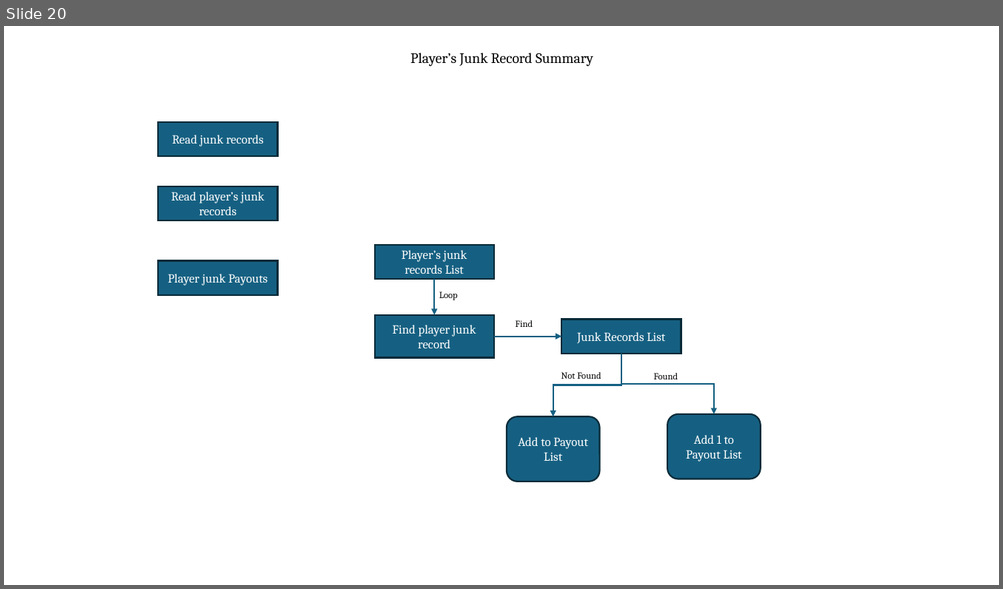
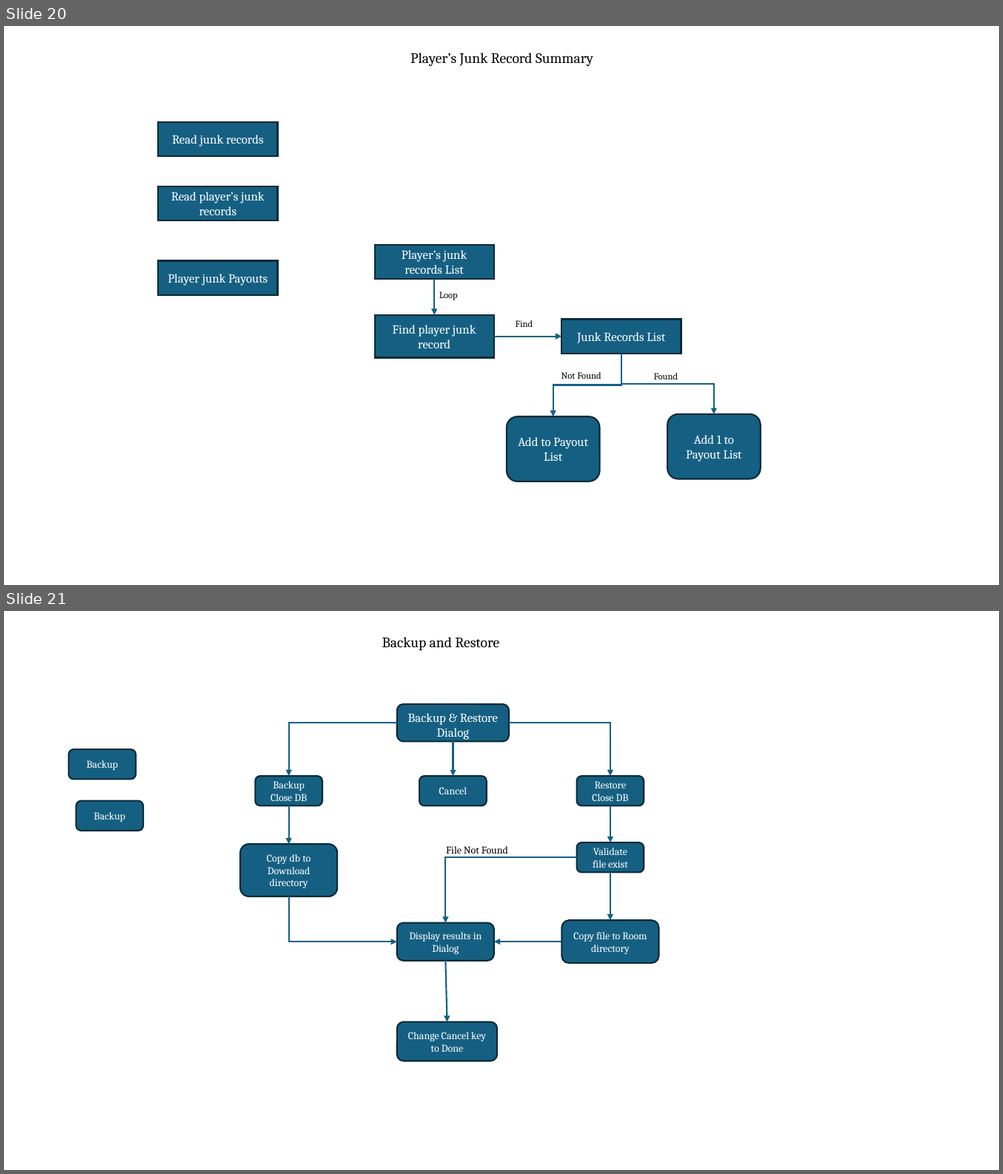
Before and after one commit to RugbyGuy01/TeamScoreRev4, a slide deck: Documentation/TeamScoreLayout.pptx. Shown one above the other, each under a label of ours: slide 20 before the commit, slides 20 and 21 after it. The pictures are 1003x589 and 1003x1174 pixels, drawn with LibreOffice and Linux fonts; fonts in the diff are those of the drawing. Boxes give left, top, right and bottom in pixels: in the first picture for what was removed or moved away, otherwise in the second. Text is boxed around its words. In the diff, an @@ line names an element or a change of style, - is before the commit and + after.

Commit message:
July 25, 2024
Backup and restore work
Backup dialog screen - where to send backup file.
Restore dialog screen - where get backup file and restore

Next
Add cancel button to the golf course screen

```diff
--- a/Documentation/TeamScoreLayout.pptx
+++ b/Documentation/TeamScoreLayout.pptx
@@ slide 21 added at bbox=[4, 611, 999, 1170], background #FFFFFF @@
@@ text added at bbox=[382, 637, 499, 650], 14 pt, text #000000 @@
+Backup and Restore
@@ rounded rectangle added at bbox=[397, 704, 509, 741], fill #156082, outline #092A39 1.5 pt, 12 pt, text #FFFFFF @@
+Backup & Restore Dialog
@@ elbow arrow added from (397, 723) to (289, 776), #156082 1.5 pt @@
@@ arrow added from (453, 741) to (453, 776), #156082 1.5 pt @@
@@ elbow arrow added from (509, 723) to (610, 776), #156082 1.5 pt @@
@@ rounded rectangle added at bbox=[69, 750, 136, 780], fill #156082, outline #092A39 1.5 pt, 10 pt, text #FFFFFF @@
+Backup
@@ rounded rectangle added at bbox=[256, 776, 323, 806], fill #156082, outline #092A39 1.5 pt, 10 pt, text #FFFFFF @@
+Backup
+Close DB
@@ rounded rectangle added at bbox=[420, 776, 486, 806], fill #156082, outline #092A39 1.5 pt, 10 pt, text #FFFFFF @@
+Cancel
@@ rounded rectangle added at bbox=[576, 776, 643, 806], fill #156082, outline #092A39 1.5 pt, 10 pt, text #FFFFFF @@
+Restore
+Close DB
@@ rounded rectangle added at bbox=[77, 801, 144, 831], fill #156082, outline #092A39 1.5 pt, 10 pt, text #FFFFFF @@
+Backup
@@ arrow added from (289, 806) to (289, 845), #156082 1.5 pt @@
@@ arrow added from (610, 806) to (610, 843), #156082 1.5 pt @@
@@ rounded rectangle added at bbox=[241, 845, 338, 897], fill #156082, outline #092A39 1.5 pt, 10 pt, text #FFFFFF @@
+Copy db to Download directory
@@ text added at bbox=[446, 846, 508, 854], 10 pt, text #000000 @@
+File Not Found
@@ rounded rectangle added at bbox=[576, 843, 643, 873], fill #156082, outline #092A39 1.5 pt, 10 pt, text #FFFFFF @@
+Validate file exist
@@ elbow arrow added from (576, 858) to (446, 923), #156082 1.5 pt @@
@@ arrow added from (610, 873) to (610, 920), #156082 1.5 pt @@
@@ elbow arrow added from (289, 897) to (397, 943), #156082 1.5 pt @@
@@ rounded rectangle added at bbox=[561, 920, 658, 963], fill #156082, outline #092A39 1.5 pt, 10 pt, text #FFFFFF @@
+Copy file to Room directory
@@ rounded rectangle added at bbox=[397, 923, 494, 961], fill #156082, outline #092A39 1.5 pt, 10 pt, text #FFFFFF @@
+Display results in Dialog
@@ arrow added from (561, 943) to (494, 943), #156082 1.5 pt @@
@@ arrow added from (446, 961) to (447, 1022), #156082 1.5 pt @@
@@ rounded rectangle added at bbox=[397, 1022, 497, 1061], fill #156082, outline #092A39 1.5 pt, 10 pt, text #FFFFFF @@
+Change Cancel key to Done
```
Also in this commit, not shown: 9 other files.
